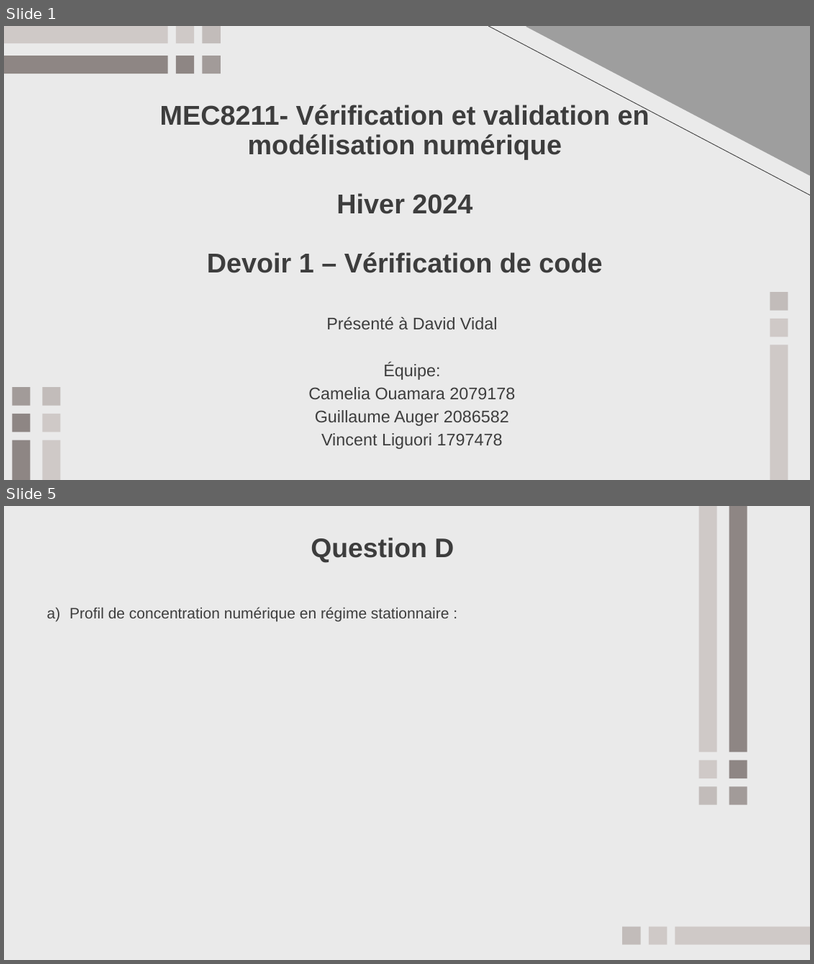
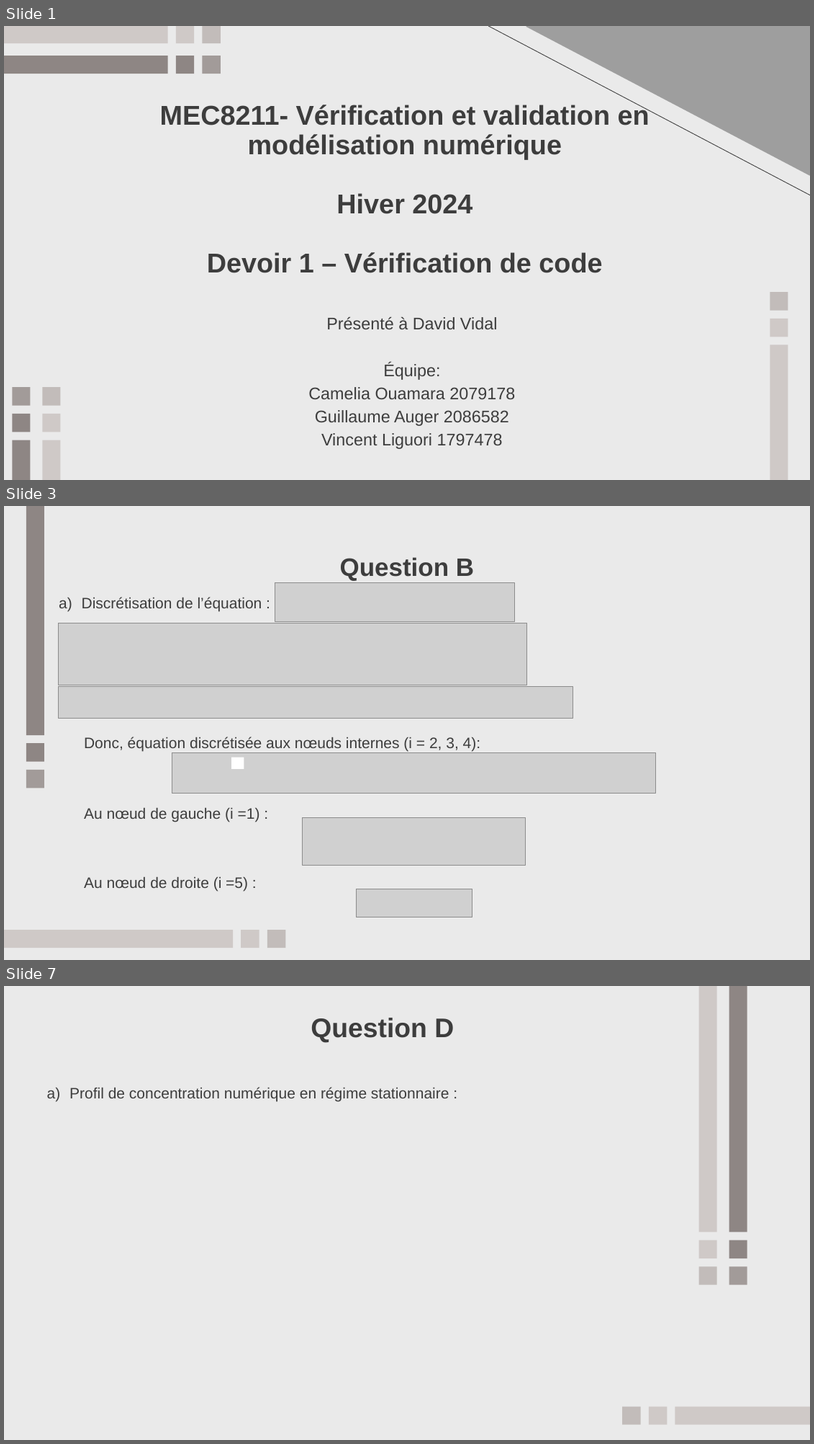
Before and after one commit to CameliaOuamara/Devoir1_Verification_de_code, a slide deck: PPT_Devoir1.pptx. Shown one above the other, each under a label of ours: slides 1 and 5 before the commit, slides 1, 3 and 7 after it; the slides between them are not shown. The pictures are 814x964 and 814x1444 pixels, drawn with LibreOffice and Linux fonts; fonts in the diff are those of the drawing; grey boxes stand for pictures; background and template pictures are left out. Boxes give left, top, right and bottom in pixels: in the first picture for what was removed or moved away, otherwise in the second. Text is boxed around its words. In the diff, an @@ line names an element or a change of style, - is before the commit and + after.

```diff
--- a/PPT_Devoir1.pptx
+++ b/PPT_Devoir1.pptx
@@ slide 3 added at <box>4,506,810,960</box>, background #EAEAEA @@
@@ title added at <box>340,557,474,581</box>, 30 pt, text #3D3D3D, bold @@
+Question B
@@ picture added at <box>275,583,515,621</box> @@
@@ text added at <box>82,597,262,612</box>, 18 pt, text #3D3D3D @@
+a) Discrétisation de l’équation :
@@ picture added at <box>59,623,527,685</box> @@
@@ picture added at <box>59,686,574,718</box> @@
@@ text added at <box>84,736,481,751</box>, 18 pt, text #3D3D3D @@
+Donc, équation discrétisée aux nœuds internes (i = 2, 3, 4):
@@ picture added at <box>172,752,657,793</box> @@
@@ rectangle added at <box>232,757,244,769</box>, fill #FFFFFF @@
@@ group added at <box>4,506,286,947</box>: 6 rectangles @@
@@ text added at <box>84,808,260,822</box>, 18 pt, text #3D3D3D @@
+Au nœud de gauche (i =1) :
@@ picture added at <box>303,817,526,865</box> @@
@@ text added at <box>84,877,248,891</box>, 18 pt, text #3D3D3D @@
+Au nœud de droite (i =5) :
@@ picture added at <box>356,889,471,917</box> @@
@@ what was slide 5 is now slide 7 @@
```
Also in this commit, not shown: 1 slide changed, 3 other slides added, 2 slides removed, 2 other files.
